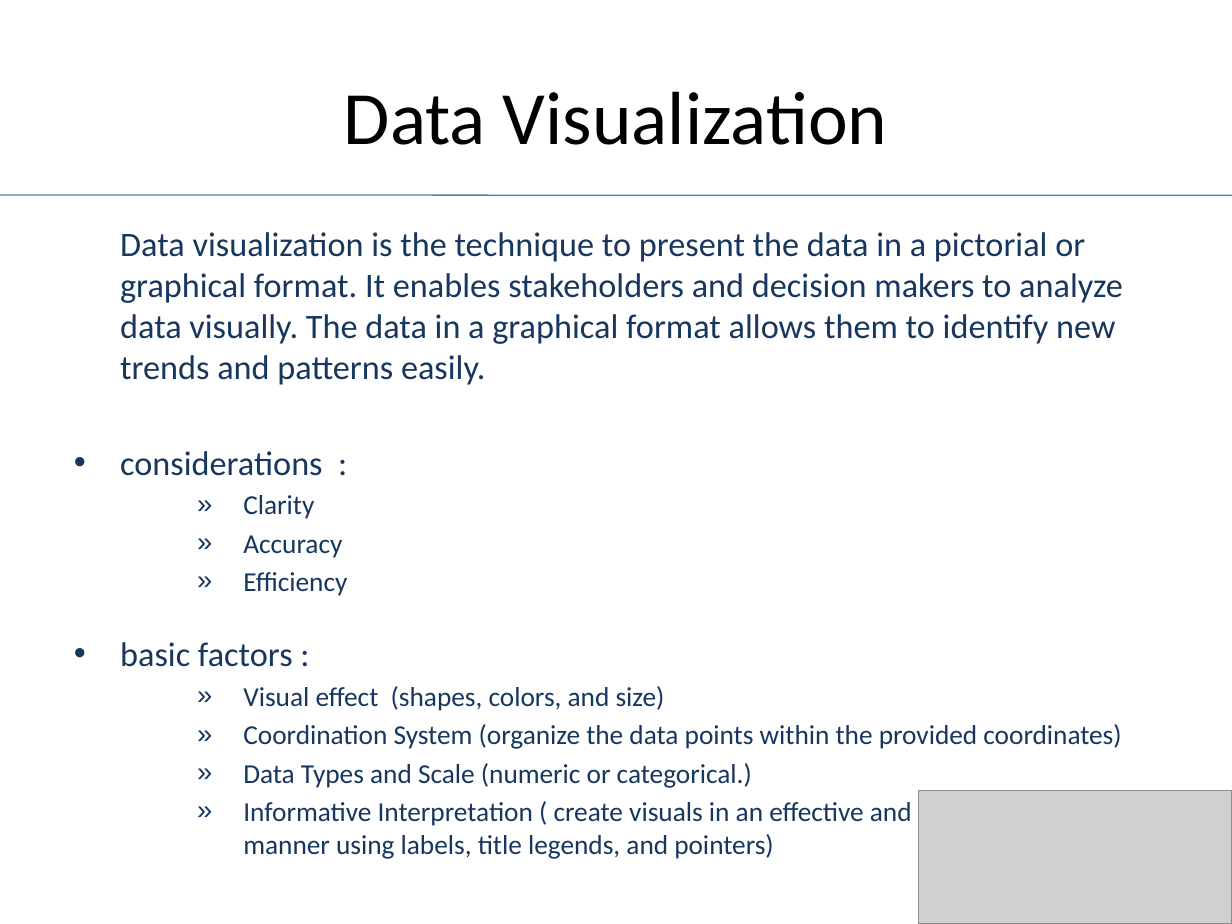
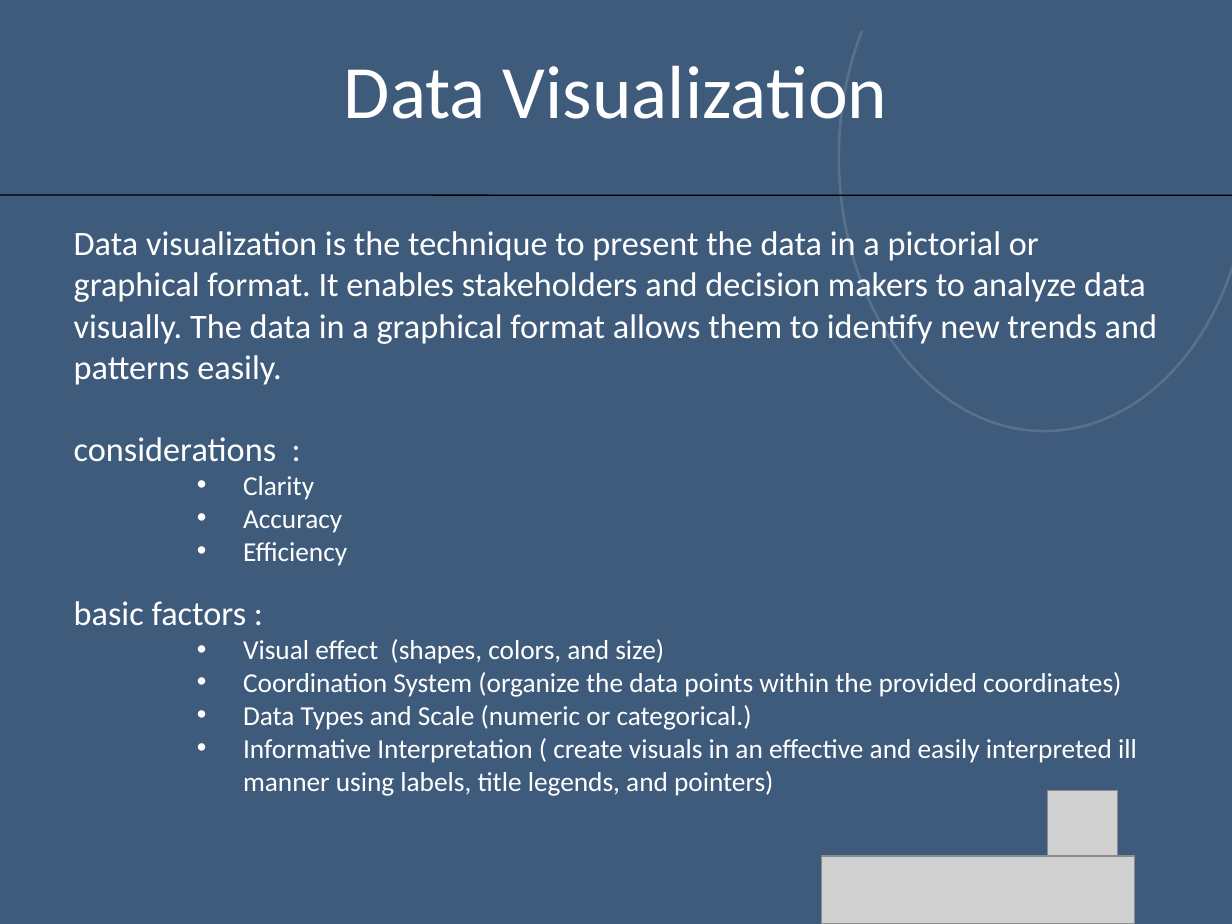
Before and after one commit to aimlearnings/DataScience, a slide deck: slide 3 of Data Visualization.pptx. Drawn at 1232x924 pixels with LibreOffice and Linux fonts; fonts in the diff are those of the drawing; grey boxes stand for pictures; background and template pictures are left out; a plain dark background stands for a picture behind light text. Boxes give left, top, right and bottom in pixels: in the first picture for what was removed or moved away, otherwise in the second. Text is boxed around its words. In the diff, an @@ line names an element or a change of style, - is before the commit and + after.

```diff
--- a/Data Visualization.pptx
+++ b/Data Visualization.pptx
@@ background #FFFFFF to picture (left out) @@
@@ rectangle added at <box>0,0,1232,924</box>, fill #4F81BD at 56% opacity @@
@@ arc (boxed as its full ellipse) added at <box>839,0,1232,431</box>, outline #FFFFFF 1.5 pt @@
@@ text "Data Visualization" at <box>344,65,887,119</box>: text colour #000000 to #FFFFFF; vertical alignment middle to top @@
@@ line (0, 195) - (1232, 196): stroke #4B7EBC 0.75 pt to #000000 0.75 pt @@
@@ text "Data visualization is the technique ..." at <box>74,231,1157,796</box>: text colour #17375E to #FFFFFF; indent changed; less space between paragraphs; bullet • to none; bullet » to • @@
@@ picture removed at <box>919,791,1232,924</box> @@
@@ picture added at <box>1047,791,1117,861</box> @@
@@ picture added at <box>822,856,1135,924</box> @@
```
Also in this commit, not shown: 6 other slides changed, 1 slide added, 5 other files.
